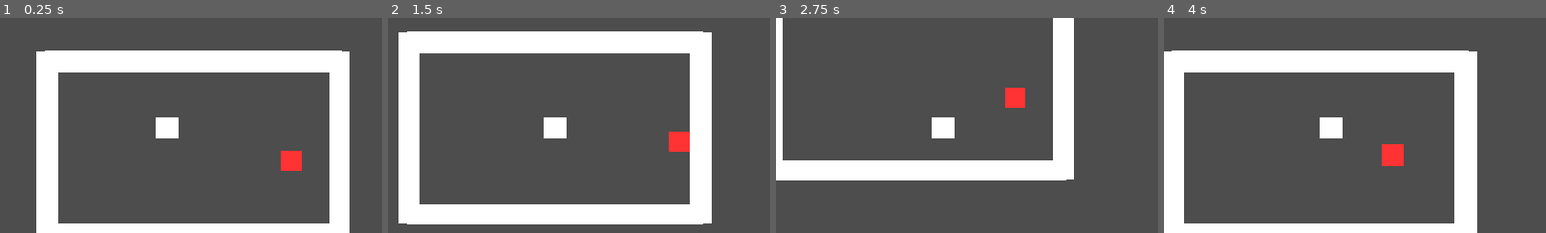
Above: before the commit, frames 1-4 (left to right).
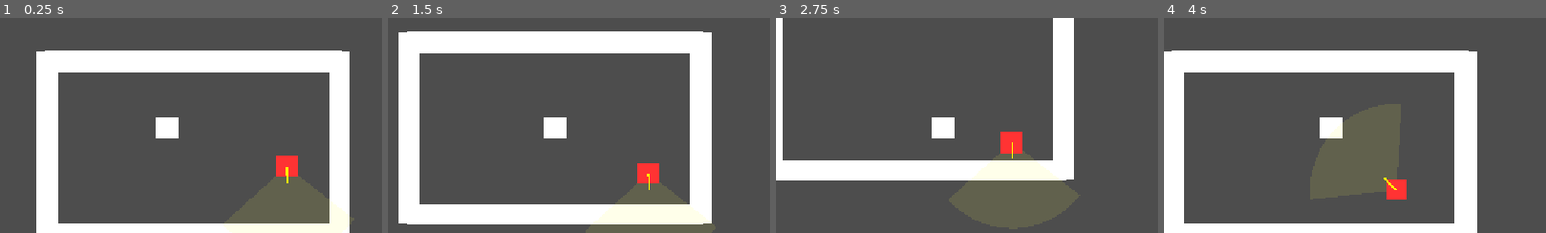
Above: after the commit, the same moments.

Repository: FurrionHD/prototipo-rpg-mazmorras
Game: Godot game, scene res://scenes/levels/main.tscn
The game is run twice, just before and just after one commit, with the same random seed, the same clock (stepped at 60 frames per second) and the same inputs.
Inputs:
- Up to frame 1 (0.25 s): no input
- Up to frame 2 (1.5 s): hold D (move_right) 0.53-1.28 s; hold Ctrl 0.53-1.28 s; hold S (move_down) from 1.28 s (still down); tap Shift at 1.35 s
- Up to frame 3 (2.75 s): release S (move_down) at 2.03 s; hold D (move_right) from 2.03 s (still down); hold Ctrl from 2.03 s (still down)
- Up to frame 4 (4 s): release D (move_right) at 2.78 s; release Ctrl at 2.78 s; hold W (move_up) 2.78-3.53 s; tap Shift at 2.85 s; hold A (move_left) from 3.53 s (still down); hold Ctrl from 3.53 s (still down)
The pictures show only the part of the screen within x 28-78%, y 24-74%; the shares and areas given below are measured in that part.

The runs differ from the first frame. In frame 1, 0.5% of the frame differs, in the area x 72-79%, y 61-77%; in frame 2, 1.1%; in frame 3, 1.1%; in frame 4, 1.1%, in the area x 57-64%, y 58-85%.

Commit message:
KAN-47 KAN-48 KAN-50: Sigilo del enemigo (cono, oido, deambular, ataque)
enemy.gd: deambula por una zona aleatoria (con anti-atasco), vision en CONO
hacia donde mira (con cono y linea dibujados), oido segun el ruido del
jugador, y ataque desde distancia optima con aviso de 0.15s (instantaneo si
el jugador esta agotado). combat.gd indica quien tiene la iniciativa. Quitado
el DetectionArea (ya no se usa: deteccion por distancia/angulo).

Co-Authored-By: Claude Opus 4.8 <noreply@anthropic.com>

Diff:
--- a/scenes/actors/enemy/enemy.tscn
+++ b/scenes/actors/enemy/enemy.tscn
@@ -5,9 +5,6 @@
 
 [sub_resource type="RectangleShape2D" id="RectangleShape2D_x7qdl"]
 size = Vector2(32, 32)
-
-[sub_resource type="CircleShape2D" id="CircleShape2D_x7qdl"]
-radius = 80.0
 
 [node name="Enemy" type="CharacterBody2D" unique_id=20286081]
 script = ExtResource("1_nm30c")
@@ -22,8 +19,3 @@
 
 [node name="CollisionShape2D" type="CollisionShape2D" parent="." unique_id=82516790]
 shape = SubResource("RectangleShape2D_x7qdl")
-
-[node name="DetectionArea" type="Area2D" parent="." unique_id=206077051]
-
-[node name="CollisionShape2D" type="CollisionShape2D" parent="DetectionArea" unique_id=1252119928]
-shape = SubResource("CircleShape2D_x7qdl")
--- a/scripts/actors/enemy/enemy.gd
+++ b/scripts/actors/enemy/enemy.gd
@@ -1,165 +1,268 @@
 # ============================================================
 #  enemy.gd
-#  Comportamiento del enemigo en la EXPLORACION (top-down).
-#  - Lee sus datos de un EnemyData (color, velocidades, stats...).
-#  - PATRULLA de lado a lado.
-#  - Si detecta al jugador (Area2D grande), lo PERSIGUE.
-#  - Al ALCANZARLO, dispara el combate. Quien va mas rapido en el choque
-#    consigue la INICIATIVA (le tocara el primer turno en la Fase 4).
+#  Enemigo en la EXPLORACION (top-down) con SIGILO:
+#   - DEAMBULA por una zona aleatoria alrededor de su sitio.
+#   - VISION EN CONO hacia donde mira (su direccion de movimiento). Dibuja
+#     el cono y una linea indicadora.
+#   - OIDO: te detecta segun tu ruido (tu velocidad). Correr = ruidoso,
+#     sigilo = silencioso.
+#   - Si te ve/oye, te PERSIGUE (iniciativa del enemigo en combate).
+#   - Si le tocas sin que te detecte (por la espalda) -> TU iniciativa.
 #  Se engancha a un CharacterBody2D (la escena enemy.tscn).
 # ============================================================
 
 extends CharacterBody2D
 
-# Datos de este enemigo (se asigna en el Inspector arrastrando un .tres
-# de tipo EnemyData).
 @export var data: EnemyData
 
-# Cuanto se aleja de su punto de inicio al patrullar (en pixeles).
-@export var patrol_distance: float = 80.0
-
-# Distancia (centro a centro) a la que se considera que ha "chocado" con el
-# jugador y empieza el combate. Los cuadros miden 32, asi que ~26 = tocandose.
-@export var contact_distance: float = 26.0
-
-# Senal "ha empezado un combate". El segundo dato dice si lo inicio el
-# enemigo (true) o el jugador (false). La usaremos en la Fase 4.
+# --- Deambular ---
+@export var wander_radius: float = 90.0       # cuanto se aleja de su sitio
+@export var wander_pause_min: float = 0.4     # pausa minima al llegar a un punto
+@export var wander_pause_max: float = 1.2     # pausa maxima
+
+# --- Vision (cono frontal) ---
+@export var vision_range: float = 130.0       # alcance del cono
+@export var vision_half_angle_deg: float = 50.0  # medio angulo del cono
+
+# --- Oido ---
+@export var hearing_factor: float = 0.55      # radio de oido = tu_velocidad * esto
+@export var hearing_max: float = 130.0        # radio de oido maximo
+
+# --- Persecucion / combate ---
+@export var lose_range: float = 220.0         # si te alejas mas, te pierde
+
+# Ataque del enemigo: distancia "optima" desde la que ataca y aviso previo.
+@export var attack_range: float = 44.0
+@export var attack_windup: float = 0.15       # segundos de aviso antes de atacar
+
 signal combat_started(enemy_data: EnemyData, enemy_initiated: bool)
 
-# Nodos hijos de enemy.tscn (¡los nombres deben coincidir!).
+enum State { WANDER, CHASE, RETURN }
+var _state: State = State.WANDER
+
+var _home: Vector2 = Vector2.ZERO
+var _facing: Vector2 = Vector2.RIGHT  # hacia donde mira (su cono)
+var _player: Node2D = null
+
+var _wander_target: Vector2 = Vector2.ZERO
+var _wander_timer: float = 0.0
+var _stuck_time: float = 0.0   # cuanto lleva atascado contra una pared
+var _windup_timer: float = -1.0  # -1 = no esta preparando ataque
+var _winding: bool = false       # true mientras hace el aviso de ataque
+var _combat_triggered: bool = false
+var current_move_speed: float = 40.0
+
+# Indicadores visuales (creados por codigo).
+var _facing_line: Line2D = null
+var _vision_cone: Polygon2D = null
+
 @onready var _color_rect: ColorRect = $ColorRect
-@onready var _detection_area: Area2D = $DetectionArea
-
-# --- Estado de la patrulla ---
-var _start_x: float = 0.0
-var _dir: int = 1  # 1 = derecha, -1 = izquierda
-
-# --- Persecucion ---
-var _target: Node2D = null      # el jugador, cuando lo estamos persiguiendo
-var _combat_triggered: bool = false  # para no disparar el combate dos veces
-
-# --- Regreso a casa ---
-var _home: Vector2 = Vector2.ZERO  # posicion original donde patrulla
-var _returning: bool = false       # true mientras vuelve a su sitio
-
-# Velocidad de exploracion concreta (al azar al aparecer). Las stats de
-# COMBATE (vida, ataque, velocidad de combate...) las calcula la pantalla de
-# combate desde EnemyData; aqui en la mazmorra solo importa moverse.
-var current_move_speed: float = 0.0
 
 
 func _ready() -> void:
-	# Modo "flotante": en top-down no hay gravedad ni suelo/techo, todas las
-	# direcciones son iguales. (El modo por defecto es para plataformas.)
 	motion_mode = CharacterBody2D.MOTION_MODE_FLOATING
-
-	_start_x = global_position.x
-	_home = global_position  # su sitio original, para volver tras perseguir
+	add_to_group("enemy")  # para que el jugador lo encuentre al atacar
+	_home = global_position
+	_player = get_tree().get_first_node_in_group("player")
 
 	if data != null:
-		# Color del placeholder segun los datos.
 		_color_rect.color = data.color
-		# Velocidad de exploracion al azar dentro de su franja.
 		current_move_speed = randf_range(data.move_speed_min, data.move_speed_max)
 
-	# Conectamos por codigo las senales del Area2D de deteccion.
-	_detection_area.body_entered.connect(_on_detection_body_entered)
-	_detection_area.body_exited.connect(_on_detection_body_exited)
-
-
-func _physics_process(_delta: float) -> void:
-	# Si ya empezo el combate o no hay datos, no nos movemos.
+	_crear_indicadores()
+	_pick_wander_target()
+
+
+func _physics_process(delta: float) -> void:
 	if _combat_triggered or data == null:
 		return
 
-	if _target != null:
-		_chase()
-	elif _returning:
-		_return()
+	# Aseguramos referencia al jugador.
+	if _player == null or not is_instance_valid(_player):
+		_player = get_tree().get_first_node_in_group("player")
+
+	# Si no estamos ya persiguiendo, miramos si lo vemos u oimos.
+	if _state != State.CHASE:
+		_try_detect()
+
+	match _state:
+		State.WANDER: _wander(delta)
+		State.CHASE: _chase(delta)
+		State.RETURN: _return()
+
+	move_and_slide()
+
+	# La direccion de mirada = hacia donde nos movemos (si nos movemos).
+	if velocity.length() > 1.0:
+		_facing = velocity.normalized()
+	_actualizar_indicadores()
+
+	# Anti-atasco al deambular: si chocamos con una pared, apuntamos de vuelta
+	# a nuestro sitio (nos despegamos hacia dentro). Si llevamos mucho rato
+	# atascados (p. ej. nos expulso fuera en una esquina), volvemos de golpe.
+	if _state == State.WANDER:
+		if get_slide_collision_count() > 0:
+			_stuck_time += delta
+			if _stuck_time > 1.5:
+				global_position = _home  # red de seguridad
+				_stuck_time = 0.0
+				_pick_wander_target()
+			else:
+				_wander_target = _home  # tira hacia casa para despegarse
+		else:
+			_stuck_time = 0.0
+
+
+
+# Comprueba si VE (cono) u OYE (ruido) al jugador. Si si, pasa a perseguir.
+func _try_detect() -> void:
+	if _player == null or not is_instance_valid(_player):
+		return
+	var to_p: Vector2 = _player.global_position - global_position
+	var dist: float = to_p.length()
+	if dist < 0.01:
+		return
+	var dir: Vector2 = to_p / dist
+
+	# Vision: dentro del alcance Y dentro del angulo del cono frontal.
+	var seen: bool = dist <= vision_range \
+		and absf(_facing.angle_to(dir)) <= deg_to_rad(vision_half_angle_deg)
+
+	# Oido: radio que crece con tu velocidad (ruido). Sigilo = casi 0.
+	var player_speed: float = 0.0
+	if "velocity" in _player:
+		player_speed = (_player.velocity as Vector2).length()
+	var hear_radius: float = minf(player_speed * hearing_factor, hearing_max)
+	var heard: bool = dist <= hear_radius
+
+	if seen or heard:
+		_state = State.CHASE
+		_facing = dir  # se gira hacia ti
+
+
+func _wander(delta: float) -> void:
+	# En pausa: quieto, contando.
+	if _wander_timer > 0.0:
+		_wander_timer -= delta
+		velocity = Vector2.ZERO
+		return
+
+	var to_t: Vector2 = _wander_target - global_position
+	if to_t.length() <= 5.0:
+		# Llegamos: pausa y nuevo destino.
+		_wander_timer = randf_range(wander_pause_min, wander_pause_max)
+		_pick_wander_target()
+		velocity = Vector2.ZERO
+		return
+
+	velocity = to_t.normalized() * current_move_speed
+
+
+func _chase(delta: float) -> void:
+	if _player == null or not is_instance_valid(_player):
+		_state = State.RETURN
+		return
+	var to_p: Vector2 = _player.global_position - global_position
+	var dist: float = to_p.length()
+
+	if dist > lose_range:
+		_state = State.RETURN  # te perdio, vuelve a su sitio
+		velocity = Vector2.ZERO
+		_cancelar_aviso()
+		return
+
+	if dist > 0.01:
+		_facing = to_p / dist  # mira al jugador
+
+	if dist <= attack_range:
+		# A distancia de ataque: se para y hace el AVISO antes de golpear.
+		# Si el jugador esta agotado, ataca al instante (aviso = 0).
+		velocity = Vector2.ZERO
+		if _windup_timer < 0.0:
+			_windup_timer = 0.0 if _player_exhausted() else attack_windup
+		_winding = true
+		_windup_timer -= delta
+		if _windup_timer <= 0.0:
+			_start_combat(true)  # iniciativa del enemigo
 	else:
-		_patrol()
-
-	move_and_slide()
-
-	if _target != null:
-		# PERSIGUIENDO: si en este frame ha chocado con el jugador, ¡combate!
-		# (los cuerpos son solidos, asi que "alcanzar" = chocar con el).
-		for i in get_slide_collision_count():
-			if get_slide_collision(i).get_collider() == _target:
-				_start_combat()
-				return
-	elif not _returning:
-		# PATRULLANDO: si choca con una pared, se gira HACIA EL LADO CONTRARIO
-		# usando la "normal" del choque (asi no vibra pegado al muro).
-		if get_slide_collision_count() > 0:
-			var normal_x := get_slide_collision(0).get_normal().x
-			if absf(normal_x) > 0.5:
-				_dir = signi(normal_x)
-
-
-# Persigue al jugador moviendose hacia el. Si lo alcanza, empieza el combate.
-func _chase() -> void:
-	var to_target: Vector2 = _target.global_position - global_position
-	velocity = to_target.normalized() * current_move_speed
-
-	# ¿Lo hemos alcanzado? -> combate.
-	if to_target.length() <= contact_distance:
-		_start_combat()
-
-
-# Vuelve hacia su sitio original. Al llegar, reanuda la patrulla alli.
+		# Aun lejos: persigue normal.
+		velocity = to_p.normalized() * current_move_speed
+		_cancelar_aviso()
+
+
+func _cancelar_aviso() -> void:
+	_windup_timer = -1.0
+	_winding = false
+
+
+func _player_exhausted() -> bool:
+	return is_instance_valid(_player) and _player.has_method("is_exhausted") \
+		and _player.is_exhausted()
+
+
+# Lo llama el JUGADOR cuando te ataca de cerca: combate con su iniciativa.
+func atacado_por_jugador() -> void:
+	_start_combat(false)
+
+
 func _return() -> void:
 	var to_home: Vector2 = _home - global_position
-	if to_home.length() <= 3.0:
-		# Ya esta en casa: fijamos posicion y reanudamos patrulla.
+	if to_home.length() <= 5.0:
 		global_position = _home
 		velocity = Vector2.ZERO
-		_returning = false
-		_start_x = _home.x
-		_dir = 1
+		_state = State.WANDER
+		_pick_wander_target()
 	else:
 		velocity = to_home.normalized() * current_move_speed
 
 
-# Patrulla de izquierda a derecha entre dos limites (start_x ± patrol_distance).
-# Usa limites DETERMINISTAS: al pasarse de un lado, fija la direccion hacia el
-# otro (no alterna cada frame, asi no se queda vibrando si esta fuera de rango).
-func _patrol() -> void:
-	if global_position.x > _start_x + patrol_distance:
-		_dir = -1
-	elif global_position.x < _start_x - patrol_distance:
-		_dir = 1
-	velocity = Vector2(_dir * current_move_speed, 0.0)
-
-
-# El jugador entra en el radio de vision -> empezamos a perseguir.
-func _on_detection_body_entered(body: Node2D) -> void:
-	if body.is_in_group("player"):
-		_target = body
-
-
-# El jugador sale del radio de vision -> dejamos de perseguir (volvemos a patrullar).
-func _on_detection_body_exited(body: Node2D) -> void:
-	if body == _target:
-		_target = null
-		# En vez de patrullar donde quedo, REGRESA a su sitio original.
-		_returning = true
-
-
-# Inicia el combate una sola vez, calculando quien tiene la iniciativa.
-func _start_combat() -> void:
+# Elige un punto aleatorio dentro de la zona de deambular (alrededor de su sitio).
+func _pick_wander_target() -> void:
+	var ang: float = randf() * TAU
+	var rad: float = randf_range(wander_radius * 0.3, wander_radius)
+	_wander_target = _home + Vector2(cos(ang), sin(ang)) * rad
+
+
+func _start_combat(enemy_initiated: bool) -> void:
 	if _combat_triggered:
 		return
 	_combat_triggered = true
 	velocity = Vector2.ZERO
-
-	# Quien va mas rapido en el momento del choque "embiste" y entra primero.
-	var enemy_speed: float = current_move_speed
-	var player_speed: float = 0.0
-	if _target != null and "velocity" in _target:
-		player_speed = (_target.velocity as Vector2).length()
-	var enemy_initiated: bool = enemy_speed > player_speed
-
 	combat_started.emit(data, enemy_initiated)
-	# Abrimos la pantalla de combate (el gestor global pausa la mazmorra).
 	Game.start_combat(self, data, enemy_initiated)
+
+
+# --- Visual: cono de vision + linea de direccion ---
+func _crear_indicadores() -> void:
+	# Cono (poligono translucido), por detras del enemigo.
+	_vision_cone = Polygon2D.new()
+	var pts: PackedVector2Array = [Vector2.ZERO]
+	var half: float = deg_to_rad(vision_half_angle_deg)
+	var segs: int = 14
+	for i in range(segs + 1):
+		var a: float = -half + (2.0 * half) * float(i) / float(segs)
+		pts.append(Vector2(cos(a), sin(a)) * vision_range)
+	_vision_cone.polygon = pts
+	_vision_cone.color = Color(1.0, 1.0, 0.3, 0.12)
+	add_child(_vision_cone)
+	move_child(_vision_cone, 0)  # al fondo
+
+	# Linea de direccion (hacia donde mira).
+	_facing_line = Line2D.new()
+	_facing_line.add_point(Vector2.ZERO)
+	_facing_line.add_point(Vector2(26.0, 0.0))
+	_facing_line.width = 3.0
+	_facing_line.default_color = Color(1.0, 1.0, 0.0)
+	add_child(_facing_line)
+
+
+func _actualizar_indicadores() -> void:
+	var ang: float = _facing.angle()
+	if _vision_cone != null:
+		_vision_cone.rotation = ang
+	if _facing_line != null:
+		_facing_line.rotation = ang
+		# Rojo/naranja mientras avisa el ataque (telegrafia el golpe).
+		_facing_line.default_color = Color(1.0, 0.3, 0.1) if _winding else Color(1.0, 1.0, 0.0)
+	if _vision_cone != null:
+		_vision_cone.color = Color(1.0, 0.25, 0.1, 0.18) if _winding else Color(1.0, 1.0, 0.3, 0.12)
--- a/scripts/ui/combat.gd
+++ b/scripts/ui/combat.gd
@@ -75,7 +75,12 @@
 
 	_attack_button.pressed.connect(_on_attack_pressed)
 	_setup_ui()
-	_set_log("¡Empieza el combate contra " + _enemy.nombre + "!")
+	if _enemy_initiated:
+		_set_log("¡" + _enemy.nombre + " te sorprende! Tiene la iniciativa.")
+	elif _injected:
+		_set_log("¡Ataque por la espalda! Tienes la iniciativa. 🗡️")
+	else:
+		_set_log("¡Empieza el combate contra " + _enemy.nombre + "!")
 
 
 func _setup_ui() -> void:
